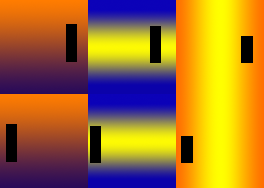
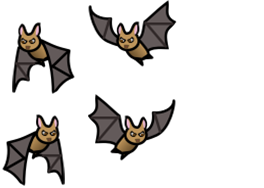
Layered file, before and after one edit (264x188). Changes by layer:
added layer "bat-down" above "bat-down-2" over [12,22,75,94]
added layer "bat-down-2" above "bat-up" over [2,114,65,186]
added layer "bat-up" above "bat-up-2" over [88,0,177,67]
added layer "bat-up-2" (1st of 2) above "Layer 2 copy" over [88,94,176,161]
hid "Rectangle 3 copy" over [66,24,77,62]
hid "Rectangle 2 copy" over [150,26,161,63]
hid "Rectangle 1 copy" over [241,36,253,63]
hid "Rectangle 3" over [6,124,17,162]
hid "Rectangle 2" over [90,126,101,163]
hid "Rectangle 1" over [181,136,193,163]
hid "Layer 1 copy" over [0,0,264,94]
hid "Layer 1" over [0,94,264,188]
hid "Background" over [0,0,264,188]
